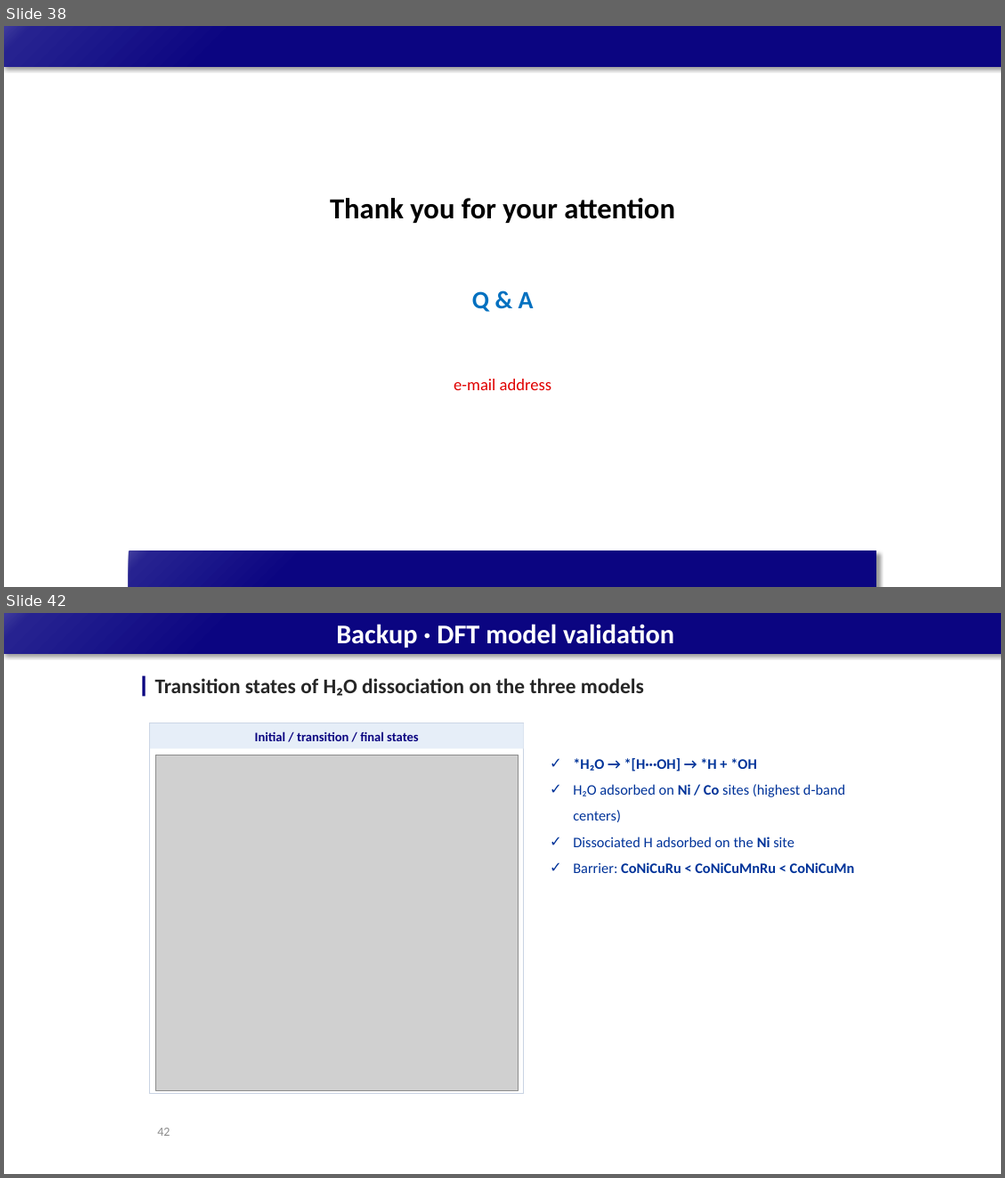
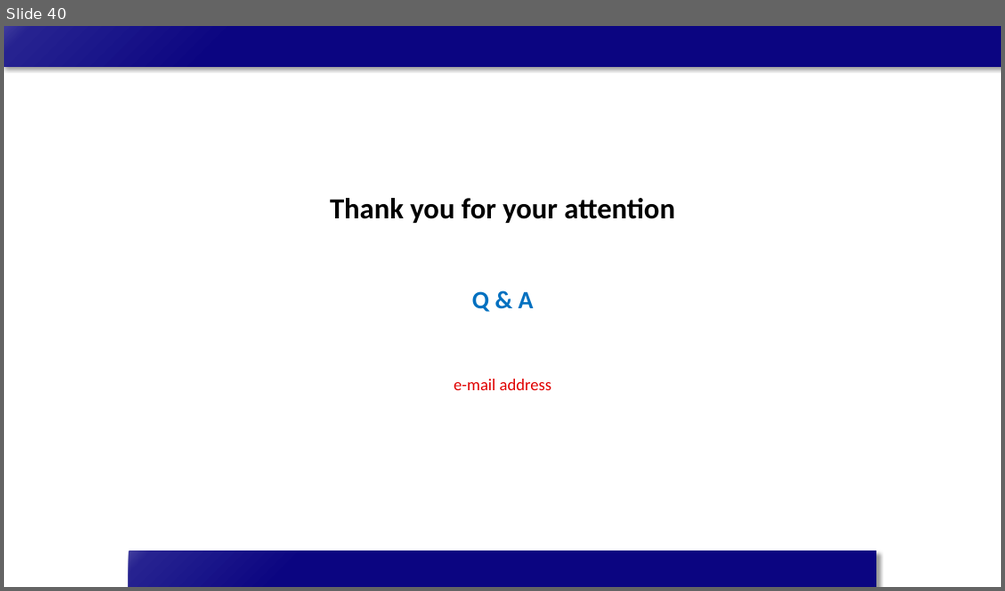
Before and after one commit to limsj0204/letter, a slide deck: 학위논문_디펜스_발표자료.pptx. Shown one above the other, each under a label of ours: slides 38 and 42 before the commit, slide 40 after it; the slides between them are not shown. The pictures are 1005x1178 and 1005x591 pixels, drawn with LibreOffice and Linux fonts; fonts in the diff are those of the drawing; grey boxes stand for pictures. Boxes give left, top, right and bottom in pixels: in the first picture for what was removed or moved away, otherwise in the second. Text is boxed around its words. In the diff, an @@ line names an element or a change of style, - is before the commit and + after.

```diff
--- a/학위논문_디펜스_발표자료.pptx
+++ b/학위논문_디펜스_발표자료.pptx
@@ slide 42 removed at (4,613,1001,1174), background #FFFFFF; not listed: 1 template element that a slide beside it also shows @@
@@ title removed at (336,624,674,648) @@
-Backup · DFT model validation
@@ rectangle removed at (142,676,146,696) @@
@@ text removed at (155,678,644,696) @@
-Transition states of H₂O dissociation on the three models
@@ rectangle removed at (150,723,524,1094) @@
@@ rectangle removed at (150,723,524,749) @@
-Initial / transition / final states
@@ picture removed at (156,755,518,1091) @@
@@ text removed at (573,758,855,873) @@
-✓ *H₂O → *[H···OH] → *H + *OH
-✓ H₂O adsorbed on Ni / Co sites (highest d-band centers)
-✓ Dissociated H adsorbed on the Ni site
-✓ Barrier: CoNiCuRu < CoNiCuMnRu < CoNiCuMn
@@ page number removed at (157,1127,170,1135) @@
-42
@@ what was slide 38 is now slide 40 @@
```
Also in this commit, not shown: 3 slides changed, 1 other slide removed.
